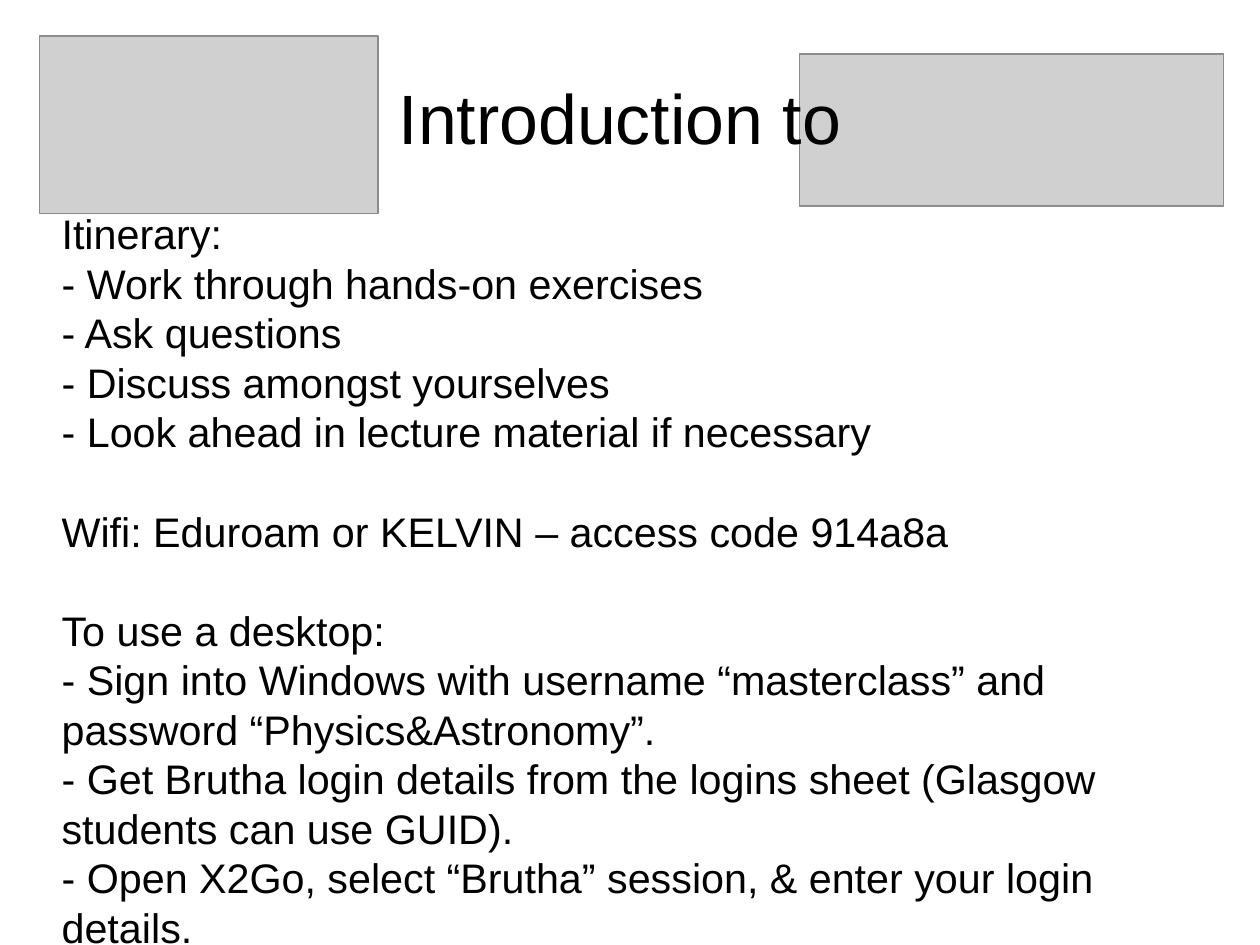
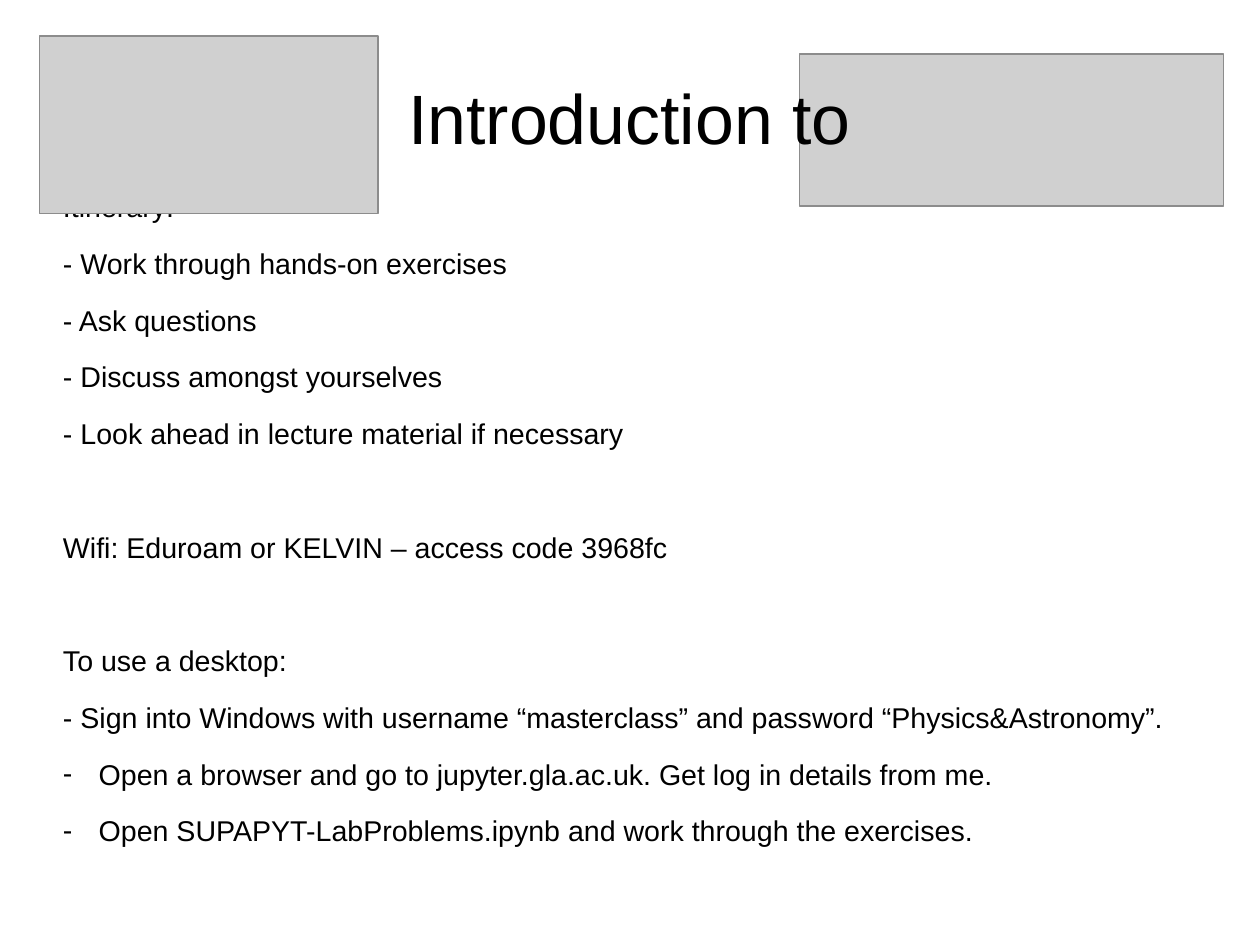
Before and after one commit to MannyMoo/IntroductionToPython, a slide deck: slide 1 of LabsDisplay.odp. Drawn at 1260x945 pixels with LibreOffice and Linux fonts; fonts in the diff are those of the drawing; grey boxes stand for pictures. Boxes give left, top, right and bottom in pixels: in the first picture for what was removed or moved away, otherwise in the second. Text is boxed around its words. In the diff, an @@ line names an element or a change of style, - is before the commit and + after.

```diff
--- a/LabsDisplay.odp
+++ b/LabsDisplay.odp
@@ title "Introduction to": place and size @@
-title "Introduction to" at box(399, 88, 841, 157)
+title "Introduction to" at box(408, 88, 850, 157)
@@ subtitle at box(63, 213, 1163, 733): size 26 to 18 pt in "Itinerary:", "- Work through hands-on exercises", "- Ask questions", "- Discuss amongst yourselves" and 3 more places; more space between paragraphs @@
@@ subtitle at box(63, 537, 667, 559): text changed; size 26 to 18 pt @@
-Wifi: Eduroam or KELVIN – access code 914a8a
+Wifi: Eduroam or KELVIN – access code 3968fc
@@ subtitle at box(99, 764, 993, 847): text changed; size 26 to 18 pt @@
-- Get Brutha login details from the logins sheet (Glasgow students can use GUID).
-- Open X2Go, select “Brutha” session, & enter your login details.
+– Open a browser and go to jupyter.gla.ac.uk. Get log in details from me.
+– Open SUPAPYT-LabProblems.ipynb and work through the exercises.
```
Also in this commit, not shown: 2 other slides changed, 3 other files.
